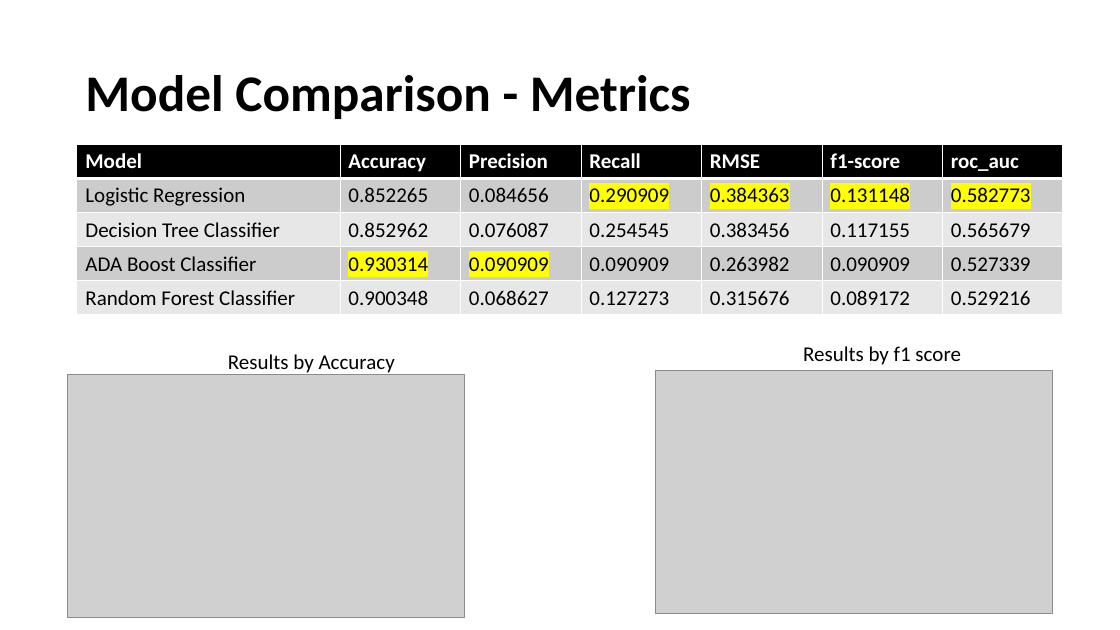
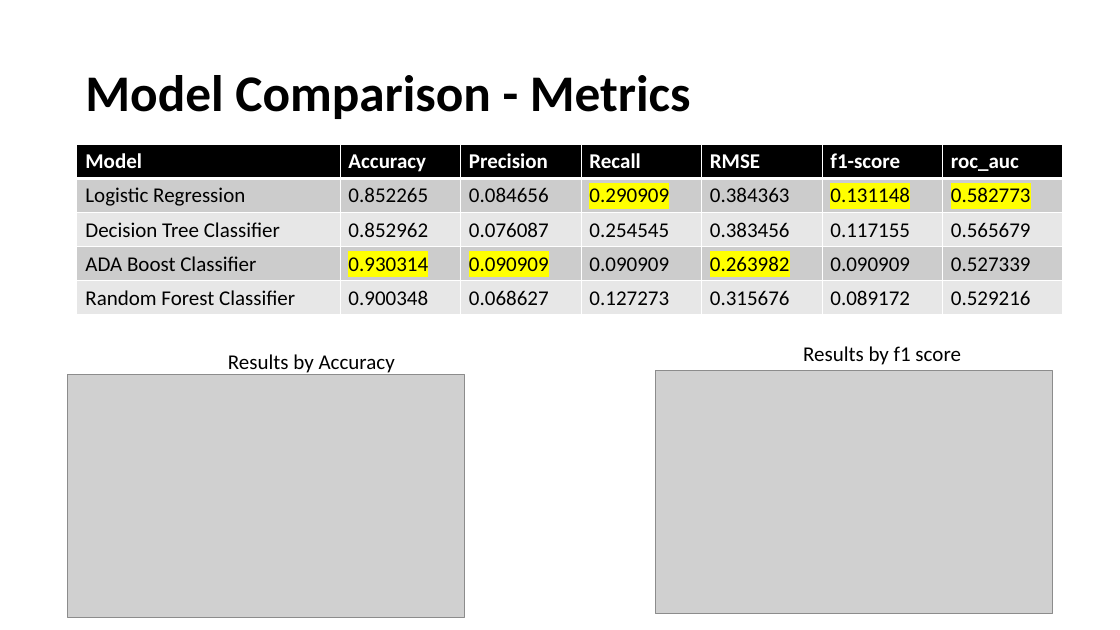
Before and after one commit to linoybar/Classification-Python-Project---Insurance, a slide deck: slide 23 of Insurance Classification Project - presentation.pptx. Drawn at 1120x630 pixels with LibreOffice and Linux fonts; fonts in the diff are those of the drawing; grey boxes stand for pictures. Boxes give left, top, right and bottom in pixels: in the first picture for what was removed or moved away, otherwise in the second. Text is boxed around its words. In the diff, an @@ line names an element or a change of style, - is before the commit and + after.

```diff
--- a/Insurance Classification Project - presentation.pptx
+++ b/Insurance Classification Project - presentation.pptx
@@ table at box(77, 145, 1061, 315) @@
@@ highlight #FFFF00 to none in "0.384363" @@
@@ highlight none to #FFFF00 in "0.263982" @@
```
Also in this commit, not shown: 5 other slides changed.
